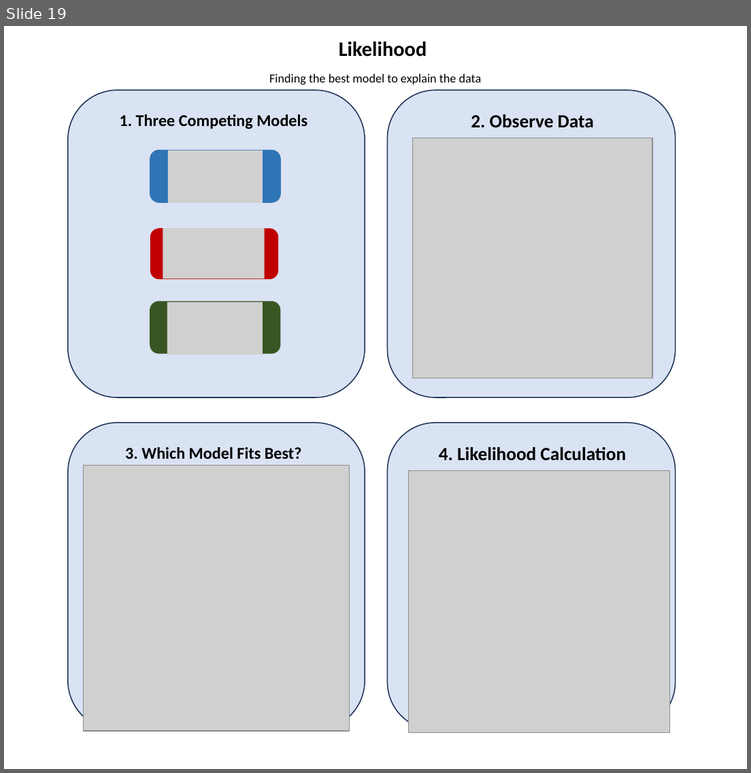
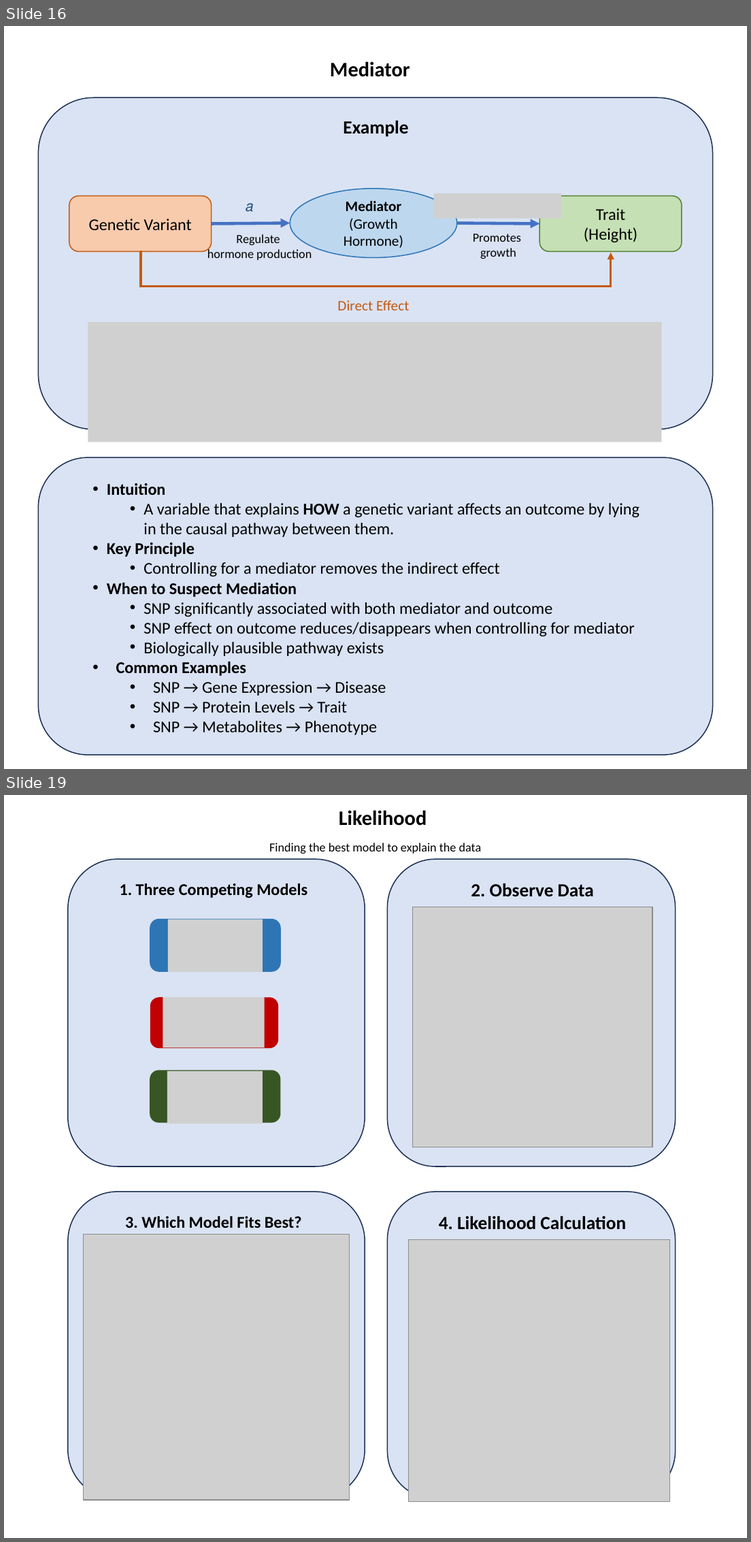
Before and after one commit to StatFunGen/statgen-prerequisites, a slide deck: graphical_summary/slides.pptx. Shown one above the other, each under a label of ours: slide 19 before the commit, slides 16 and 19 after it; the slides between them are not shown. The pictures are 751x773 and 751x1542 pixels, drawn with LibreOffice and Linux fonts; fonts in the diff are those of the drawing; grey boxes stand for pictures. Boxes give left, top, right and bottom in pixels: in the first picture for what was removed or moved away, otherwise in the second. Text is boxed around its words. In the diff, an @@ line names an element or a change of style, - is before the commit and + after.

```diff
--- a/graphical_summary/slides.pptx
+++ b/graphical_summary/slides.pptx
@@ slide 16 added at [4,26,747,769], background #FFFFFF @@
@@ text added at [330,61,410,77], 20 pt, text #000000, bold @@
+Mediator
@@ rounded rectangle added at [38,97,713,429], fill #DAE3F3, outline #1E3256 1 pt @@
@@ text added at [343,121,408,137], 18 pt, text #000000, bold @@
+Example
@@ ellipse added at [290,189,457,258], fill #BDD7EE, outline #2E75B6 1 pt, 14 pt, text #000000 @@
+Mediator
+(Growth Hormone)
@@ rounded rectangle added at [69,196,211,252], fill #F8CBAD, outline #C55A11 1 pt, 16 pt, text #000000 @@
+Genetic Variant
@@ text added at [245,203,254,212], 14 pt, text #1F4E79, bold @@
+𝑎
@@ picture added at [434,193,561,218] @@
@@ rounded rectangle added at [539,196,681,252], fill #C5E0B4, outline #548235 1 pt, 16 pt, text #000000 @@
+Trait
+(Height)
@@ arrow added from (211, 223) to (290, 223), #4472C4 3 pt @@
@@ arrow added from (457, 223) to (539, 223), #4472C4 3 pt @@
@@ text added at [207,234,311,260], 12 pt, text #000000 @@
+Regulate
+hormone production
@@ text added at [473,233,521,259], 12 pt, text #000000 @@
+Promotes
+growth
@@ elbow arrow added from (140, 251) to (611, 252), #C55A11 2.25 pt @@
@@ text added at [337,300,409,310], 14 pt, text #C55A11 @@
+Direct Effect
@@ picture added at [88,322,661,442] @@
@@ rounded rectangle added at [38,457,713,754], fill #DAE3F3, outline #1E3256 1 pt @@
@@ text added at [107,483,639,735], 16 pt, text #000000 @@
+• Intuition
+  • A variable that explains HOW a genetic variant affects an outcome by lying in the causal pathway between them.
+• Key Principle
+  • Controlling for a mediator removes the indirect effect
+• When to Suspect Mediation
+  • SNP significantly associated with both mediator and outcome
+  • SNP effect on outcome reduces/disappears when controlling for mediator
+  • Biologically plausible pathway exists
+• Common Examples
+  • SNP → Gene Expression → Disease
+  • SNP → Protein Levels → Trait
+  • SNP → Metabolites → Phenotype
```
Also in this commit, not shown: 5 slides changed, 1 other slide added, 2 slides removed, 26 other files.
